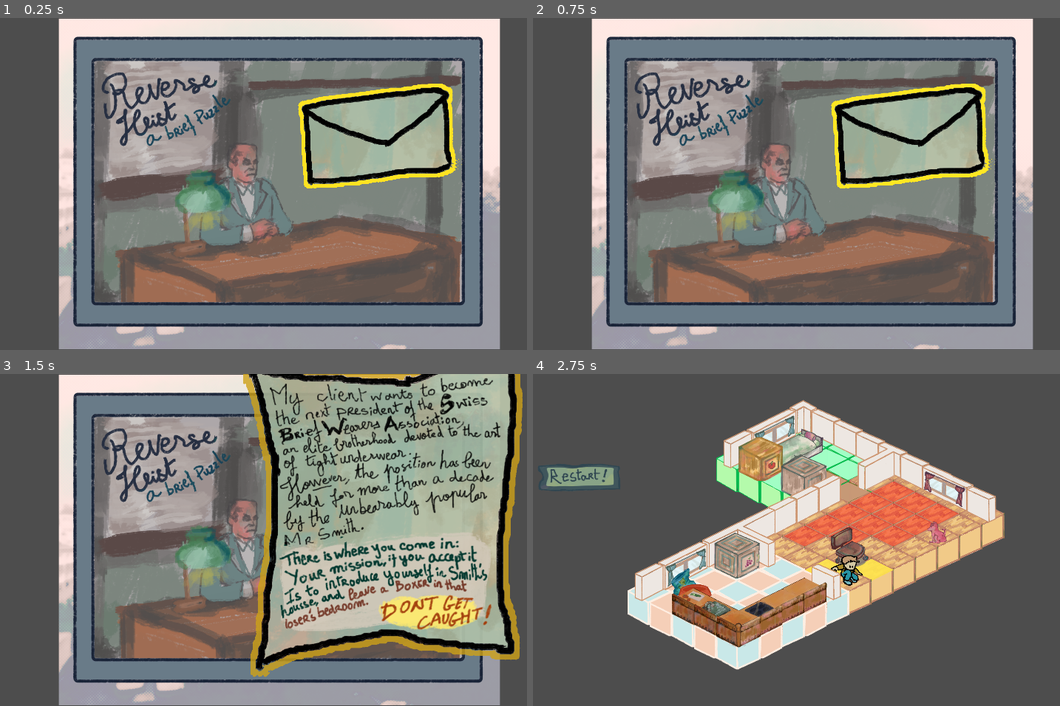
Above: before the commit, frames 1-4 (two rows, left to right).
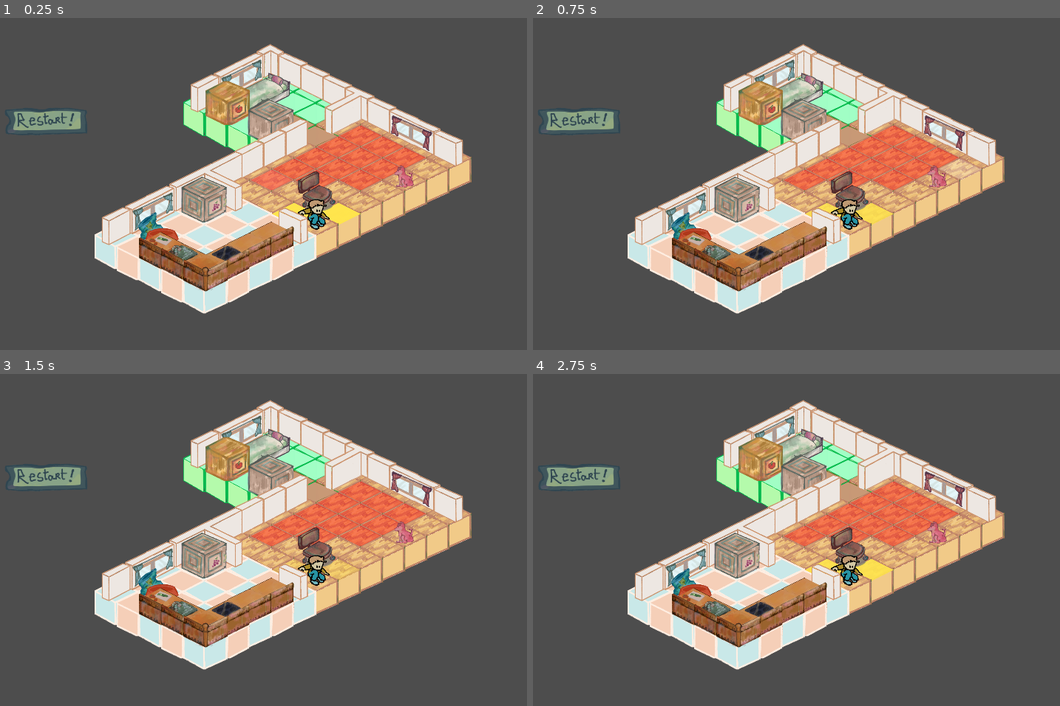
Above: after the commit, the same moments.

Repository: remimorvan/isometric-reverse-heist-simulator-2000
Game: Godot game, scene res://scenes/MainLevel.tscn
Two runs of this game, one before a commit and one after it. Both use one fixed random seed, a clock stepped at 60 frames per second and the inputs below. Before the commit the project starts from res://scenes/start_screen.tscn. The engine's default icon, where the game draws it, is replaced by a stand-in: a white triangle on a blue panel in a dark square.
Inputs (mouse positions are in pixels of both pictures, inside the frame that each line leads up to):
- Up to frame 1 (0.25 s): no input
- Up to frame 2 (0.75 s): tap Enter at 0.5 s; move the mouse to (944, 167) at 0.52 s; click (944, 167) at 0.67 s
- Up to frame 3 (1.5 s): move the mouse to (163, 556) at 1.27 s; click (163, 556) at 1.42 s
- Up to frame 4 (2.75 s): move the mouse to (870, 466) at 2.02 s; click (870, 466) at 2.17 s

The runs differ from the first frame. In frame 1, 76% of the frame differs, in the area x 0-95%, y 0-100%; in frame 2, 76%; in frame 3, 83%, in the area x 0-100%, y 0-100%; in frame 4, nothing differs.

Commit message:
mon push se fait reject? git sadface

Diff:
--- a/project.godot
+++ b/project.godot
@@ -11,7 +11,7 @@
 [application]
 
 config/name="Isometric Reverse Heist Simulator 2000"
-run/main_scene="uid://xs4el8hun23k"
+run/main_scene="uid://cy5sbokend7fg"
 config/features=PackedStringArray("4.4", "Forward Plus")
 config/icon="res://icon.svg"
 
@@ -19,5 +19,6 @@
 
 window/size/viewport_width=1920
 window/size/viewport_height=1080
+window/size/mode=3
 window/size/initial_position_type=4
 window/stretch/mode="viewport"
Not shown: 1 places in scenes/MainLevel.tscn that only renumber resources
Not shown: 1 places in scenes/game_over_screen.tscn that only renumber resources
